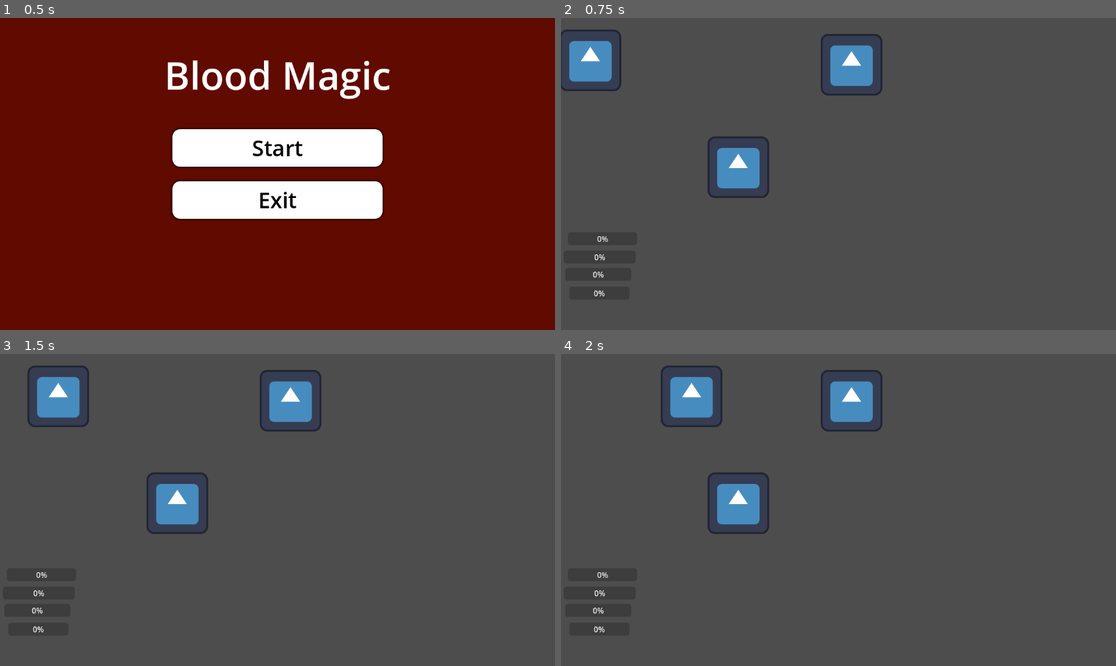
Above: before the commit, frames 1-4 (two rows, left to right).
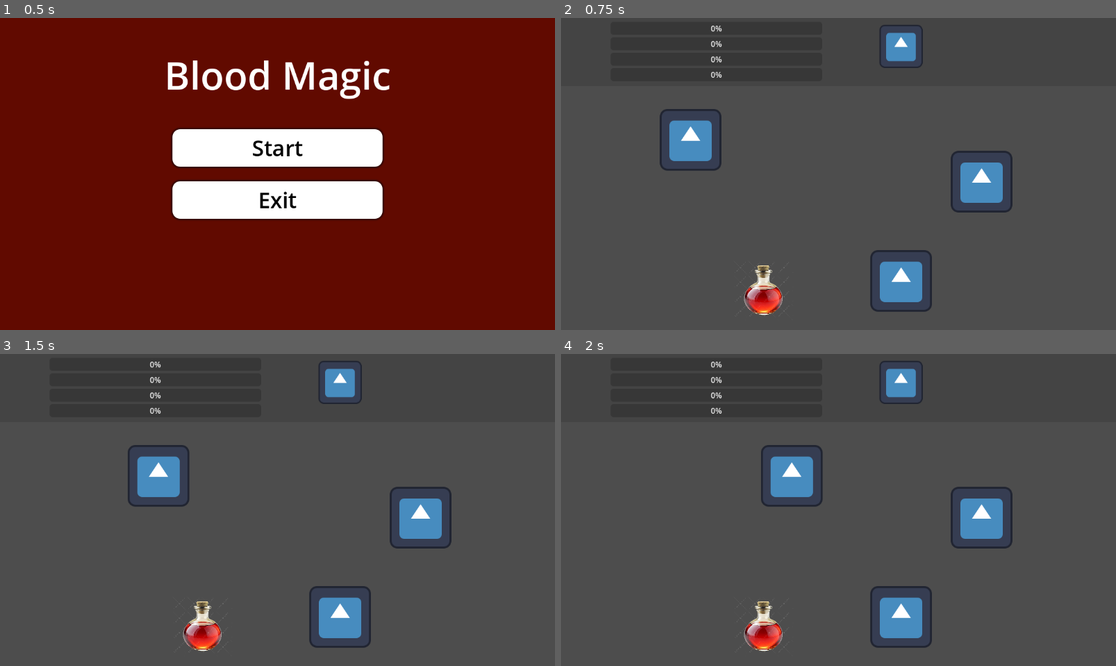
Above: after the commit, the same moments.

Repository: ckfrancois/BloodMagic
Game: Godot game, scene res://scenes/menus/main_menu.tscn
Two runs of this game, one before a commit and one after it. Both use one fixed random seed, a clock stepped at 60 frames per second and the inputs below. The engine's default icon, where the game draws it, is replaced by a stand-in: a white triangle on a blue panel in a dark square.
Inputs:
- Up to frame 1 (0.5 s): no input
- Up to frame 2 (0.75 s): click "Start" at 0.5 s
- Up to frame 3 (1.5 s): tap Enter at 1.25 s; hold Right (Right) from 1.28 s (still down)
- Up to frame 4 (2 s): keep holding Right (Right)

Frame 1 is identical in both runs. In frame 2, 9.1% of the frame differs, in the area x 0-82%, y 2-96%; in frame 3, 8.8%; in frame 4, 9.4%, in the area x 5-82%, y 2-96%.

Commit message:
Small HUD Improvments

Diff:
--- a/blood-magic/scenes/modes/overworld.tscn
+++ b/blood-magic/scenes/modes/overworld.tscn
@@ -1,55 +1,79 @@
-[gd_scene load_steps=8 format=3 uid="uid://cff8mhxj5v7md"]
+[gd_scene load_steps=11 format=3 uid="uid://cff8mhxj5v7md"]
 
 [ext_resource type="PackedScene" uid="uid://bn2oryar6amqd" path="res://scenes/enemy/enemy.tscn" id="1_v726c"]
 [ext_resource type="PackedScene" uid="uid://dbkgrxyrugllw" path="res://scenes/player/player.tscn" id="2_nyb65"]
-[ext_resource type="Script" uid="uid://b7r62r224npa1" path="res://scripts/player/player.gd" id="3_7h67w"]
-[ext_resource type="Script" path="res://scenes/modes/healthbar_1.gd" id="3_ogqxt"]
-[ext_resource type="Script" path="res://scenes/modes/health_bar_2.gd" id="4_w3juc"]
-[ext_resource type="Script" path="res://scenes/modes/health_bar_3.gd" id="5_7h67w"]
-[ext_resource type="Script" path="res://scenes/modes/health_bar_4.gd" id="6_fkndb"]
+[ext_resource type="Script" uid="uid://def32cl786ywg" path="res://scenes/modes/hud.gd" id="3_21gn6"]
+[ext_resource type="PackedScene" uid="uid://cakansakw3rha" path="res://scenes/menus/item_slot.tscn" id="3_fkndb"]
+[ext_resource type="Script" uid="uid://dk6yitj8oiyyq" path="res://scenes/modes/healthbar_1.gd" id="3_ogqxt"]
+[ext_resource type="Script" uid="uid://disxi3r3egrph" path="res://scenes/modes/health_bar_2.gd" id="4_w3juc"]
+[ext_resource type="Script" uid="uid://cfwbk31ntk3ad" path="res://scenes/modes/health_bar_3.gd" id="5_7h67w"]
+[ext_resource type="Script" uid="uid://b2cm7dy8x7ubv" path="res://scenes/modes/health_bar_4.gd" id="6_fkndb"]
+[ext_resource type="PackedScene" uid="uid://dwu08pukomrt1" path="res://scenes/items/temp_potion.tscn" id="7_7h67w"]
+
+[sub_resource type="RectangleShape2D" id="RectangleShape2D_21gn6"]
+size = Vector2(1150, 141)
 
 [node name="Overworld" type="Node2D"]
 
 [node name="enemy2" parent="." instance=ExtResource("1_v726c")]
-position = Vector2(368, 310)
+position = Vector2(706, 546)
 
 [node name="Player" parent="." instance=ExtResource("2_nyb65")]
-position = Vector2(61, 88)
-script = ExtResource("3_7h67w")
+position = Vector2(269, 253)
 
 [node name="enemy" parent="." instance=ExtResource("1_v726c")]
-position = Vector2(603, 97)
+position = Vector2(873, 340)
 
-[node name="CanvasLayer" type="CanvasLayer" parent="."]
+[node name="HUD" type="CanvasLayer" parent="."]
+script = ExtResource("3_21gn6")
 
-[node name="HealthBar1" type="ProgressBar" parent="CanvasLayer" node_paths=PackedStringArray("player")]
-offset_left = 14.0
-offset_top = 445.0
-offset_right = 158.0
-offset_bottom = 472.0
+[node name="HUD Background" type="ColorRect" parent="HUD"]
+anchors_preset = 10
+anchor_right = 1.0
+offset_bottom = 141.0
+grow_horizontal = 2
+color = Color(0.26779, 0.26779, 0.26779, 1)
+
+[node name="StaticBody2D" type="StaticBody2D" parent="HUD/HUD Background"]
+
+[node name="CollisionShape2D" type="CollisionShape2D" parent="HUD/HUD Background/StaticBody2D"]
+position = Vector2(575, 70.5)
+shape = SubResource("RectangleShape2D_21gn6")
+
+[node name="VBoxContainer" type="VBoxContainer" parent="HUD"]
+layout_direction = 4
+offset_left = 103.0
+offset_top = 8.0
+offset_right = 542.0
+offset_bottom = 131.0
+theme_override_constants/separation = 5
+alignment = 2
+
+[node name="HealthBar1" type="ProgressBar" parent="HUD/VBoxContainer" node_paths=PackedStringArray("player")]
+layout_mode = 2
 script = ExtResource("3_ogqxt")
-player = NodePath("../../Player")
+player = NodePath("../../../Player")
 
-[node name="HealthBar2" type="ProgressBar" parent="CanvasLayer" node_paths=PackedStringArray("player")]
-offset_left = 6.0
-offset_top = 483.0
-offset_right = 155.0
-offset_bottom = 510.0
+[node name="HealthBar2" type="ProgressBar" parent="HUD/VBoxContainer" node_paths=PackedStringArray("player")]
+layout_mode = 2
 script = ExtResource("4_w3juc")
-player = NodePath("../../Player")
+player = NodePath("../../../Player")
 
-[node name="HealthBar3" type="ProgressBar" parent="CanvasLayer" node_paths=PackedStringArray("player")]
-offset_left = 9.0
-offset_top = 519.0
-offset_right = 146.0
-offset_bottom = 546.0
+[node name="HealthBar3" type="ProgressBar" parent="HUD/VBoxContainer" node_paths=PackedStringArray("player")]
+layout_mode = 2
 script = ExtResource("5_7h67w")
-player = NodePath("../../Player")
+player = NodePath("../../../Player")
 
-[node name="HealthBar4" type="ProgressBar" parent="CanvasLayer" node_paths=PackedStringArray("player")]
-offset_left = 17.0
-offset_top = 558.0
-offset_right = 142.0
-offset_bottom = 585.0
+[node name="HealthBar4" type="ProgressBar" parent="HUD/VBoxContainer" node_paths=PackedStringArray("player")]
+layout_mode = 2
 script = ExtResource("6_fkndb")
-player = NodePath("../../Player")
+player = NodePath("../../../Player")
+
+[node name="ItemSlot" parent="HUD" instance=ExtResource("3_fkndb")]
+offset_left = 661.0
+offset_top = 14.0
+offset_right = 789.0
+offset_bottom = 142.0
+
+[node name="TempPotion" parent="." instance=ExtResource("7_7h67w")]
+position = Vector2(420, 566)
--- a/blood-magic/scripts/player/player.gd
+++ b/blood-magic/scripts/player/player.gd
@@ -3,6 +3,7 @@
 signal itemCollected(Dictionary)
 
 const SPEED = 300.0
+var heldItem: Dictionary
 
 # Whenever health is changed for a cultist, emit a corresponding signal
 signal healthChanged1
@@ -29,7 +30,11 @@
 	else:
 		velocity.y = move_toward(velocity.y, 0, SPEED)
 
+
 	move_and_slide()
 
 func collectItem(data: Dictionary):
 	emit_signal("itemCollected", data)
+
+func useItem():
+	pass
Not shown: 1 places in blood-magic/scenes/menus/item_slot.tscn that only renumber resources
